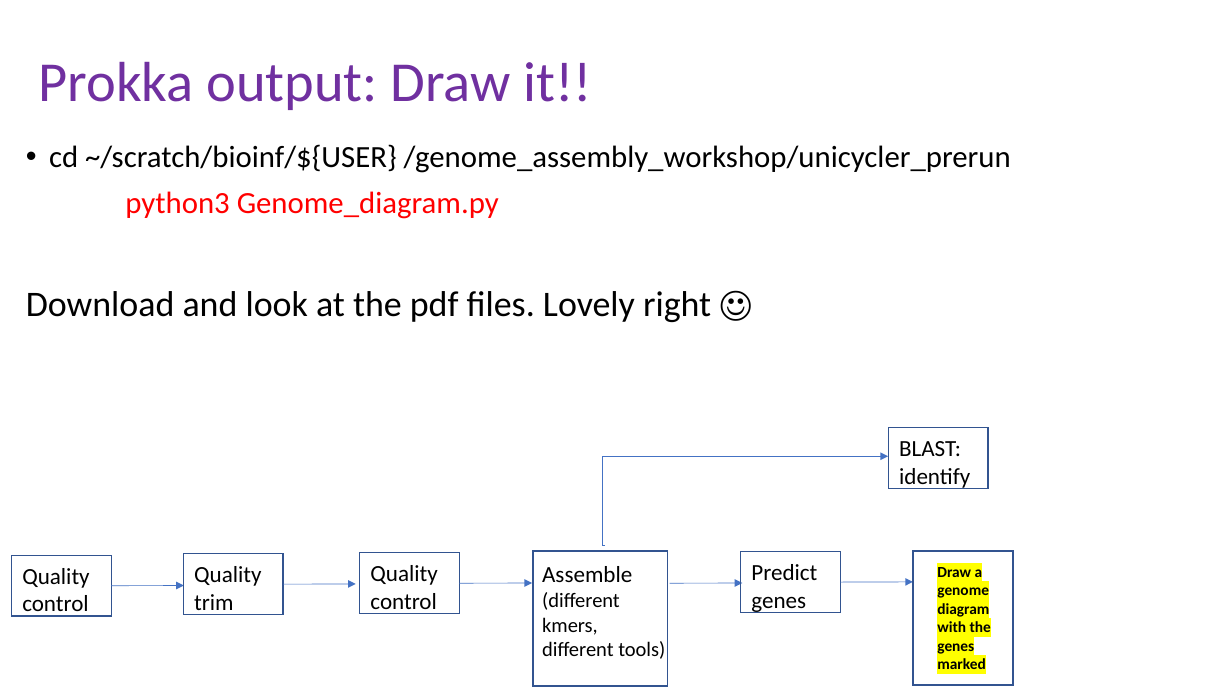
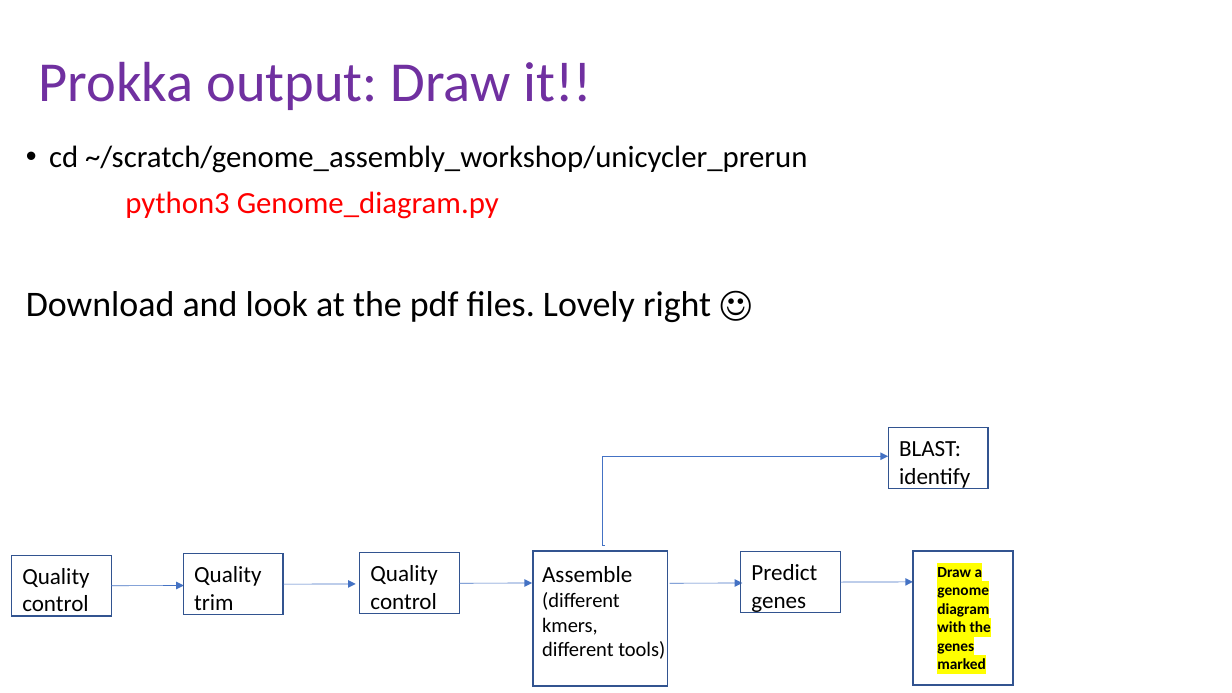
Before and after one commit to peterthorpe5/genome_assembly_workshop, a slide deck: slide 28 of powerpoint/6_assembly.pptx. Drawn at 1232x693 pixels with LibreOffice and Linux fonts; fonts in the diff are those of the drawing. Boxes give left, top, right and bottom in pixels: in the first picture for what was removed or moved away, otherwise in the second. Text is boxed around its words. In the diff, an @@ line names an element or a change of style, - is before the commit and + after.

```diff
--- a/powerpoint/6_assembly.pptx
+++ b/powerpoint/6_assembly.pptx
@@ text at (49, 145, 807, 173): text changed @@
-• cd ~/scratch/bioinf/${USER} /genome_assembly_workshop/unicycler_prerun
+• cd ~/scratch/genome_assembly_workshop/unicycler_prerun
```
Also in this commit, not shown: 7 other files.
